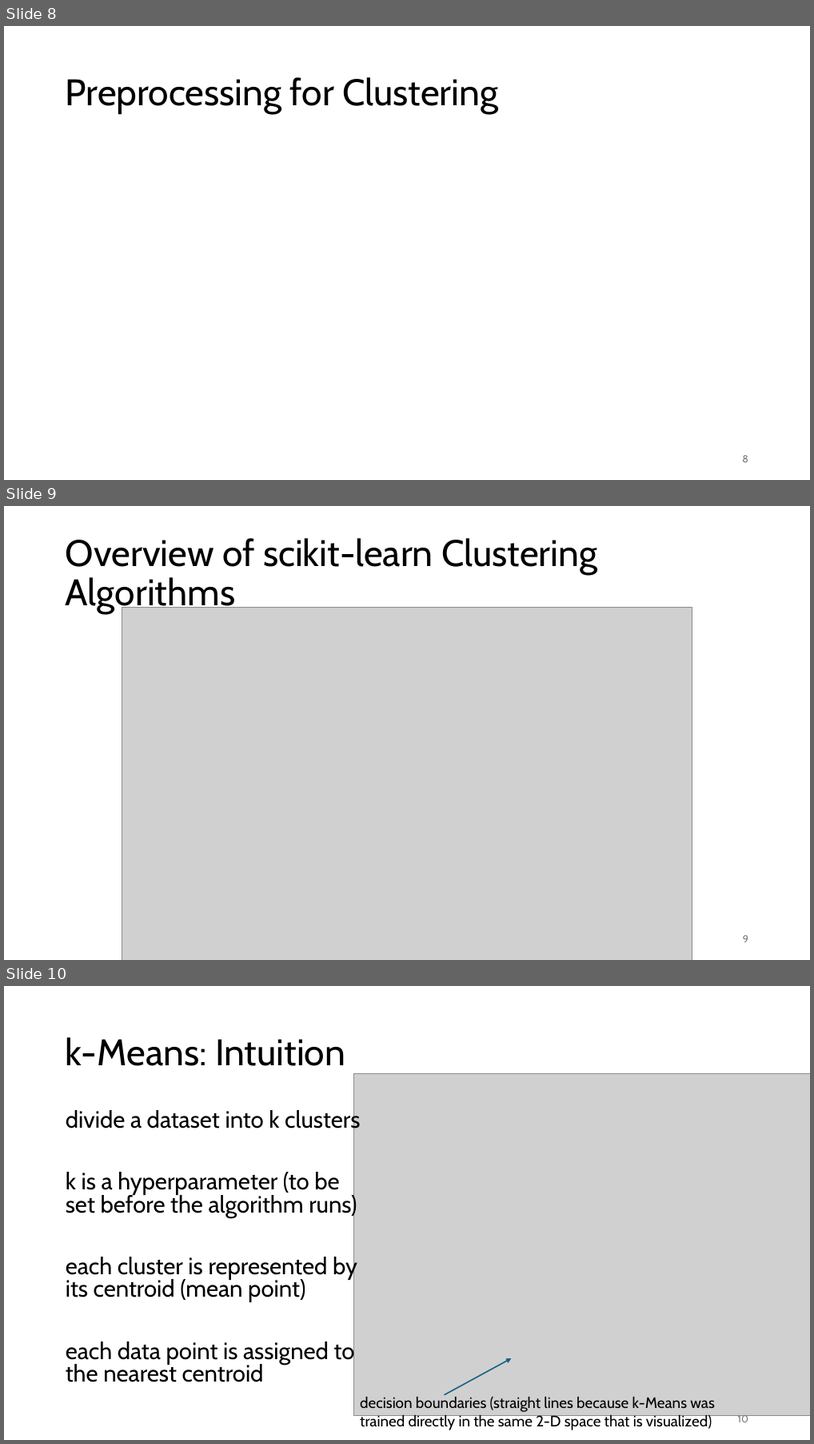
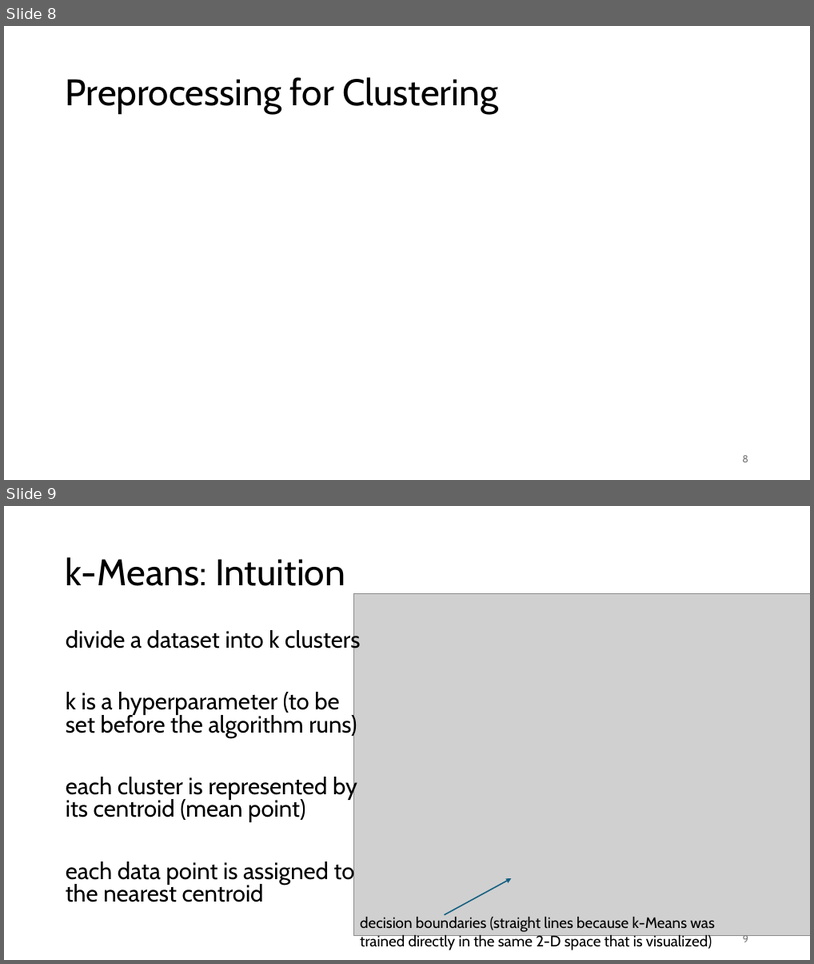
Before and after one commit to FelixWick/data_science, a slide deck: slides/2_clustering.pptx. Shown one above the other, each under a label of ours: slides 8, 9 and 10 before the commit, slides 8 and 9 after it. The pictures are 814x1444 and 814x964 pixels, drawn with LibreOffice and Linux fonts; fonts in the diff are those of the drawing; grey boxes stand for pictures. Boxes give left, top, right and bottom in pixels: in the first picture for what was removed or moved away, otherwise in the second. Text is boxed around its words. In the diff, an @@ line names an element or a change of style, - is before the commit and + after.

Commit message:
more clustering examples

```diff
--- a/slides/2_clustering.pptx
+++ b/slides/2_clustering.pptx
@@ slide 9 removed at bbox=[4, 506, 810, 960], background #FFFFFF @@
@@ title removed at bbox=[66, 538, 598, 614] @@
-Overview of scikit-learn Clustering Algorithms
@@ picture removed at bbox=[122, 607, 692, 960] @@
@@ page number removed at bbox=[743, 935, 749, 942] @@
-9
@@ what was slide 10 is now slide 9 @@
@@ page number at bbox=[743, 935, 749, 942]: text changed @@
-10
+9
```
Also in this commit, not shown: 9 slides changed, 5 slides added, 3 other files.
